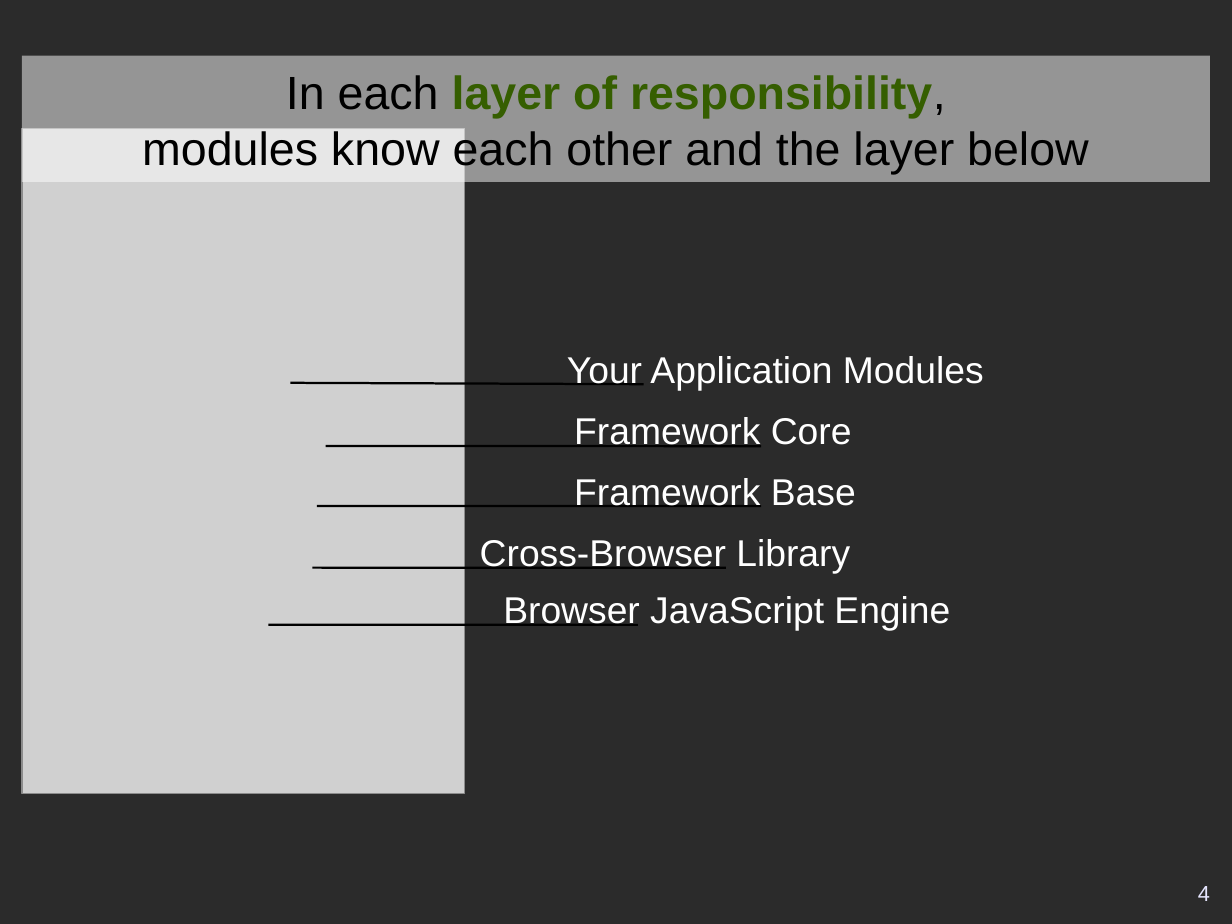
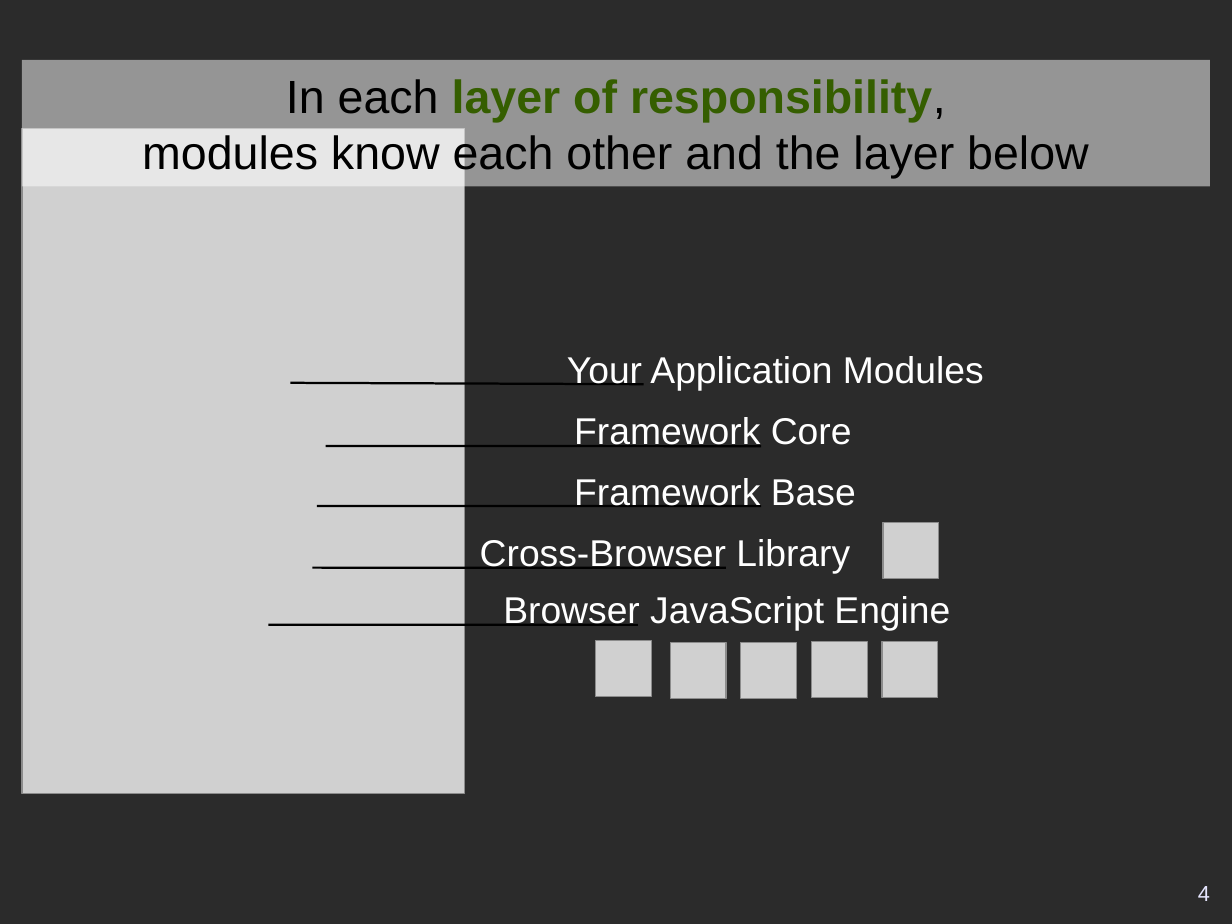
Before and after one commit to eric-brechemier/introduction_to_lb_js_scalableApp, a slide deck: slide 4 of introduction_to_lb_js_scalableApp.odp. Drawn at 1232x924 pixels with LibreOffice and Linux fonts; fonts in the diff are those of the drawing; grey boxes stand for pictures; background and template pictures are left out; a plain dark background stands for a picture behind light text. Boxes give left, top, right and bottom in pixels: in the first picture for what was removed or moved away, otherwise in the second. Text is boxed around its words. In the diff, an @@ line names an element or a change of style, - is before the commit and + after.

Commit message:
Added logos for browsers and closure library in layers of responsibility

```diff
--- a/introduction_to_lb_js_scalableApp.odp
+++ b/introduction_to_lb_js_scalableApp.odp
@@ title "In each layer of responsibility, ...": place and size @@
-title "In each layer of responsibility, ..." at [22, 56, 1211, 182]
+title "In each layer of responsibility, ..." at [22, 60, 1211, 187]
@@ picture added at [883, 522, 939, 578] @@
@@ picture added at [596, 641, 652, 696] @@
@@ picture added at [671, 643, 727, 699] @@
@@ picture added at [741, 643, 797, 699] @@
@@ picture added at [812, 642, 868, 698] @@
@@ picture added at [882, 642, 938, 698] @@
```
